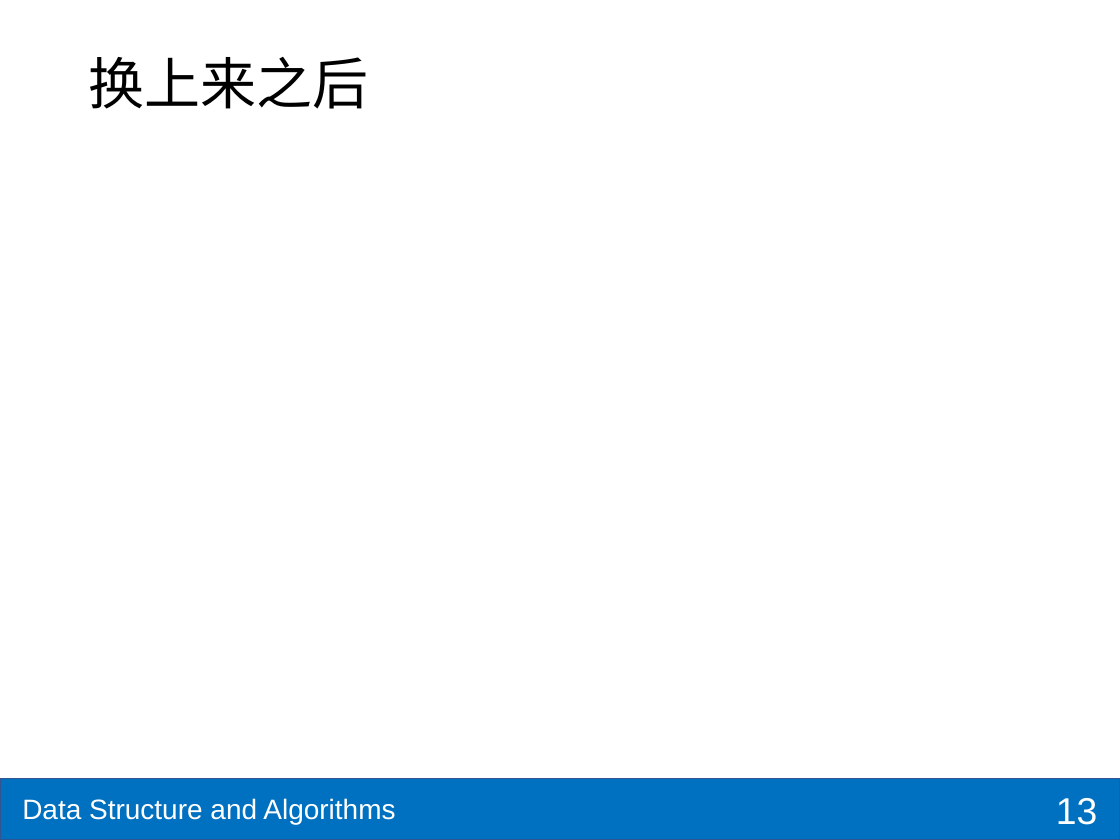
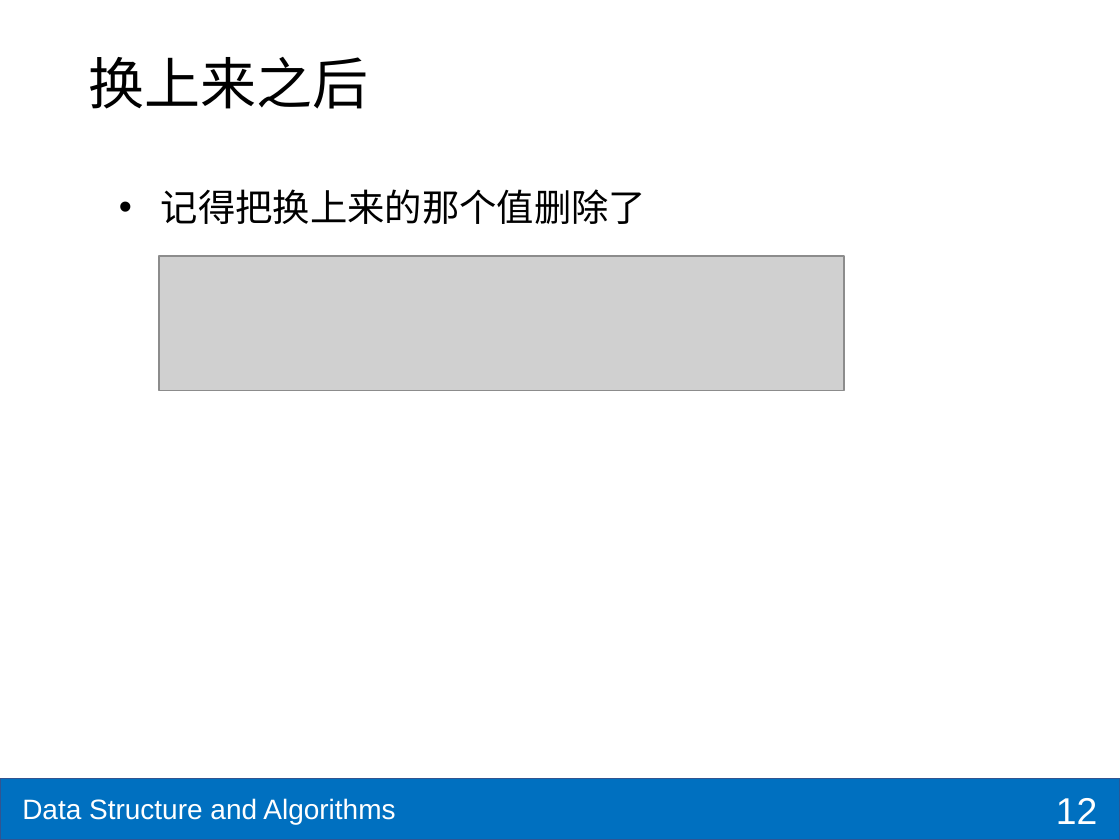
Before and after one commit to shzaiz/dx-public, a slide deck: slide 12 of notes/notes/ds-algo/ch6-bst.pptx (slide 13 before the commit). Drawn at 1120x840 pixels with LibreOffice and Linux fonts; fonts in the diff are those of the drawing; grey boxes stand for pictures. Boxes give left, top, right and bottom in pixels: in the first picture for what was removed or moved away, otherwise in the second. Text is boxed around its words. In the diff, an @@ line names an element or a change of style, - is before the commit and + after.

```diff
--- a/notes/notes/ds-algo/ch6-bst.pptx
+++ b/notes/notes/ds-algo/ch6-bst.pptx
@@ text added at <box>161,189,646,224</box>, 24 pt, text #000000 @@
+• 记得把换上来的那个值删除了
@@ picture added at <box>159,256,844,391</box> @@
@@ page number at <box>1056,798,1097,824</box>: text changed @@
-13
+12
```
Also in this commit, not shown: 4 other slides changed, 7 slides added, 16 other files.
